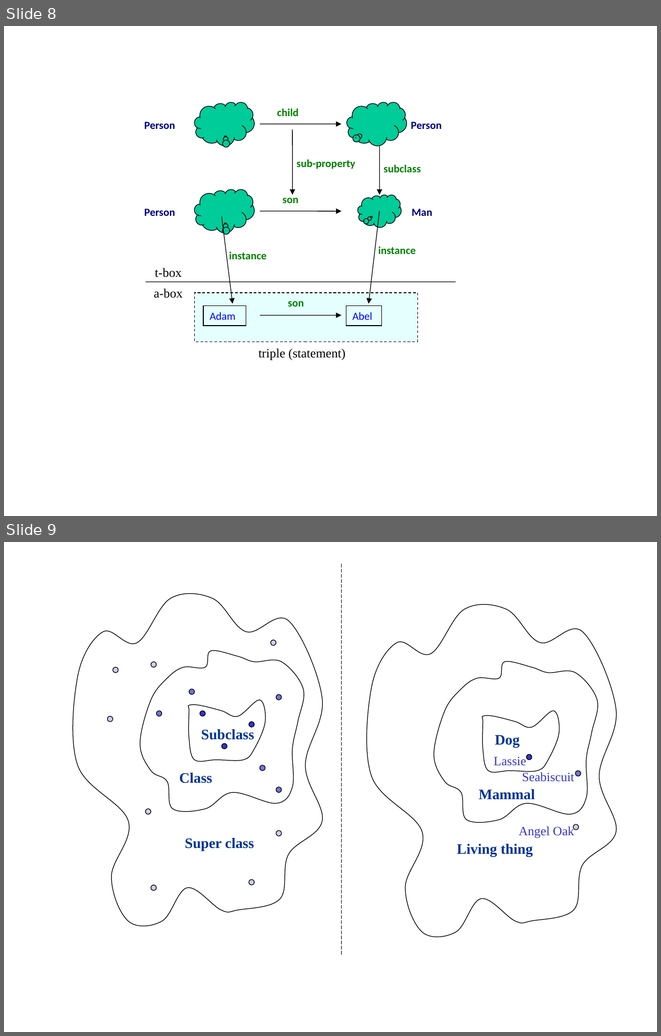
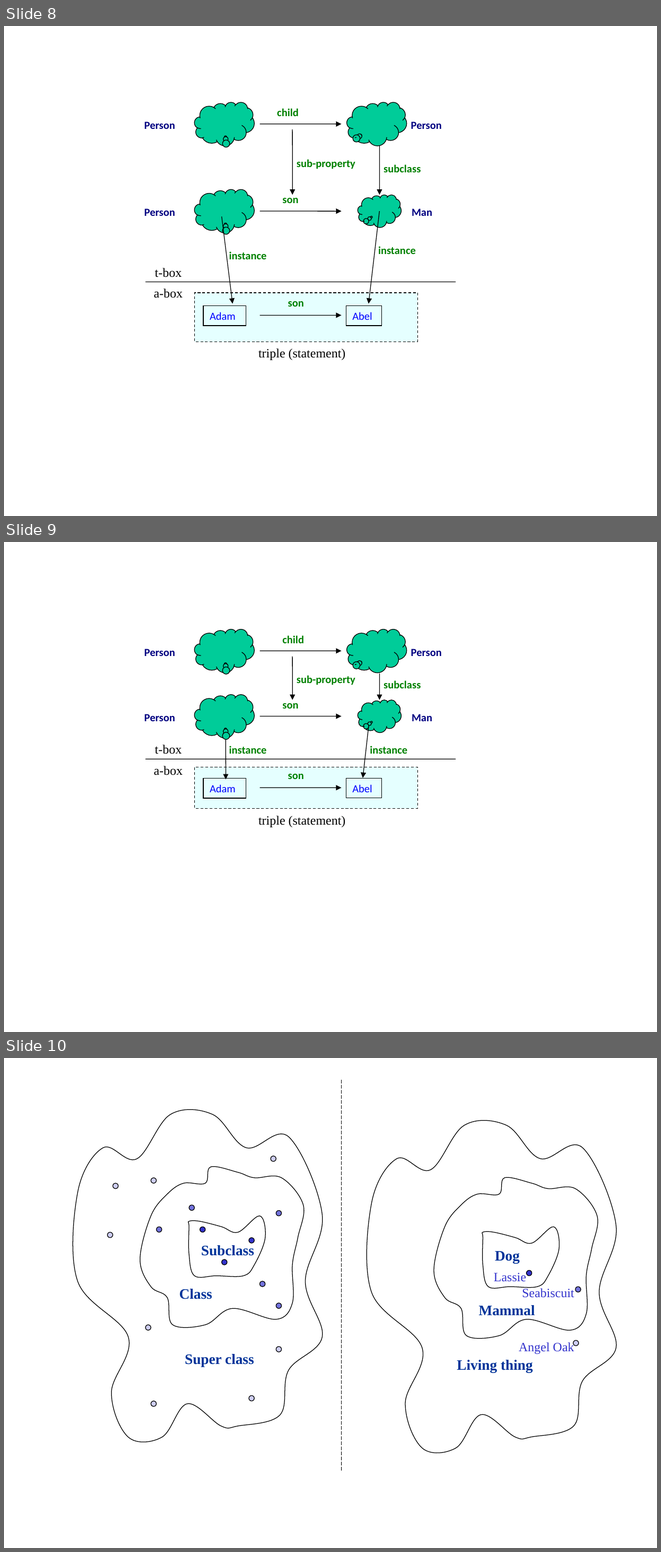
Before and after one commit to SemanticApplicationDesignLanguage/sadl, a slide deck: sadl3/com.ge.research.sadl.parent/com.ge.research.sadl3.documentation/SupportingMaterial/Sadl.ppt. Shown one above the other, each under a label of ours: slides 8 and 9 before the commit, slides 8, 9 and 10 after it. The pictures are 661x1036 and 661x1552 pixels, drawn with LibreOffice and Linux fonts; fonts in the diff are those of the drawing. Boxes give left, top, right and bottom in pixels: in the first picture for what was removed or moved away, otherwise in the second. Text is boxed around its words. In the diff, an @@ line names an element or a change of style, - is before the commit and + after.

```diff
--- a/sadl3/com.ge.research.sadl.parent/com.ge.research.sadl3.documentation/SupportingMaterial/Sadl.ppt
+++ b/sadl3/com.ge.research.sadl.parent/com.ge.research.sadl3.documentation/SupportingMaterial/Sadl.ppt
@@ slide 9 added at (4,542,657,1032), background #FFFFFF @@
@@ thought cloud added at (195,629,255,672), fill #00CC99, outline #000000 0.74 pt @@
@@ text added at (282,635,304,643), 12 pt, text #008000, bold @@
+child
@@ thought cloud added at (347,629,407,672), fill #00CC99, outline #000000 0.74 pt @@
@@ text added at (144,649,175,656), 12 pt, text #000080, bold @@
+Person
@@ arrow added from (260, 651) to (342, 651), #000000 0.74 pt @@
@@ text added at (411,649,442,656), 12 pt, text #000080, bold @@
+Person
@@ arrow added from (293, 656) to (293, 700), #000000 0.74 pt @@
@@ text added at (297,675,355,685), 12 pt, text #008000, bold @@
+sub-property
@@ arrow added from (379, 673) to (379, 700), #000000 0.74 pt @@
@@ text added at (383,680,421,688), 12 pt, text #008000, bold @@
+subclass
@@ thought cloud added at (195,694,255,738), fill #00CC99, outline #000000 0.74 pt @@
@@ text added at (282,699,298,708), 12 pt, text #008000, bold @@
+son
@@ thought cloud added at (358,700,402,733), fill #00CC99, outline #000000 0.74 pt @@
@@ text added at (144,714,175,721), 12 pt, text #000080, bold @@
+Person
@@ arrow added from (260, 716) to (342, 716), #000000 0.74 pt @@
@@ text added at (412,714,432,721), 12 pt, text #000080, bold @@
+Man
@@ arrow added from (368, 727) to (362, 778), #000000 0.74 pt @@
@@ text added at (155,744,182,754), 14 pt, text #000000 @@
+t-box
@@ arrow added from (226, 740) to (226, 779), #000000 0.74 pt @@
@@ text added at (229,746,267,753), 12 pt, text #008000, bold @@
+instance
@@ text added at (370,746,407,753), 12 pt, text #008000, bold @@
+instance
@@ line added from (146, 759) to (456, 759), #000000 0.74 pt @@
@@ text added at (154,766,183,775), 14 pt, text #000000 @@
+a-box
@@ rectangle added at (195,767,418,808), fill #CCFFFF at 50% opacity, outline #000000 0.74 pt dashed @@
@@ rectangle added at (203,778,246,798), outline #000000 0.74 pt, 12 pt, text #0000FF @@
+Adam
@@ text added at (288,774,304,779), 12 pt, text #008000, bold @@
+son
@@ rectangle added at (346,778,381,798), outline #000000 0.74 pt, 12 pt, text #0000FF @@
+Abel
@@ arrow added from (260, 787) to (342, 787), #000000 0.74 pt @@
@@ text added at (258,815,346,827), 14 pt, text #000000 @@
+triple (statement)
@@ what was slide 9 is now slide 10 @@
```
Also in this commit, not shown: 1 slide changed, 13 other files.
